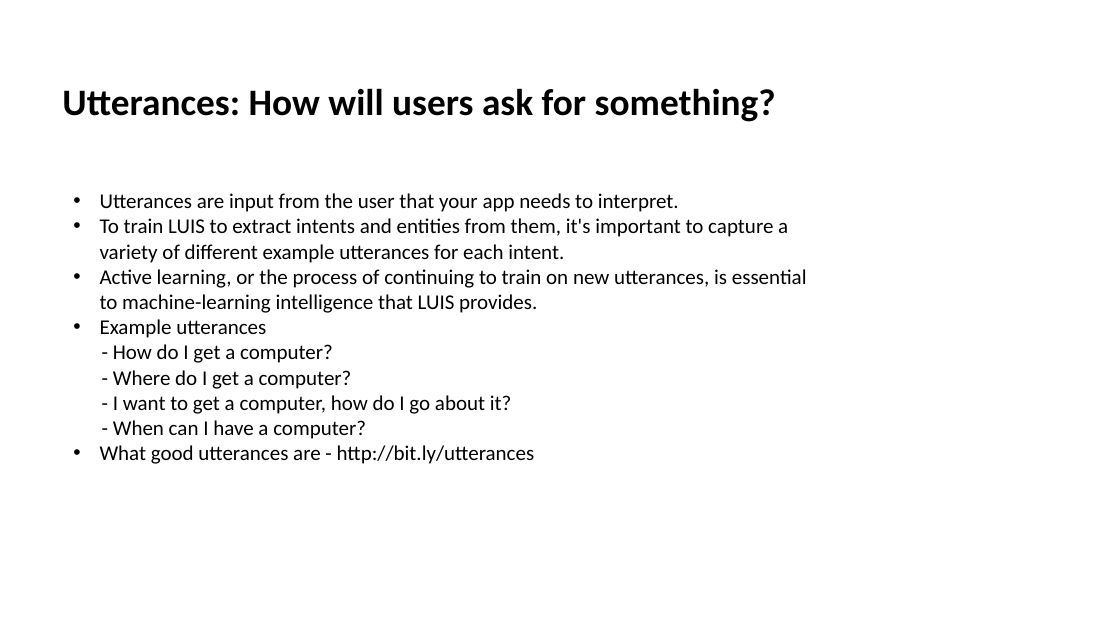
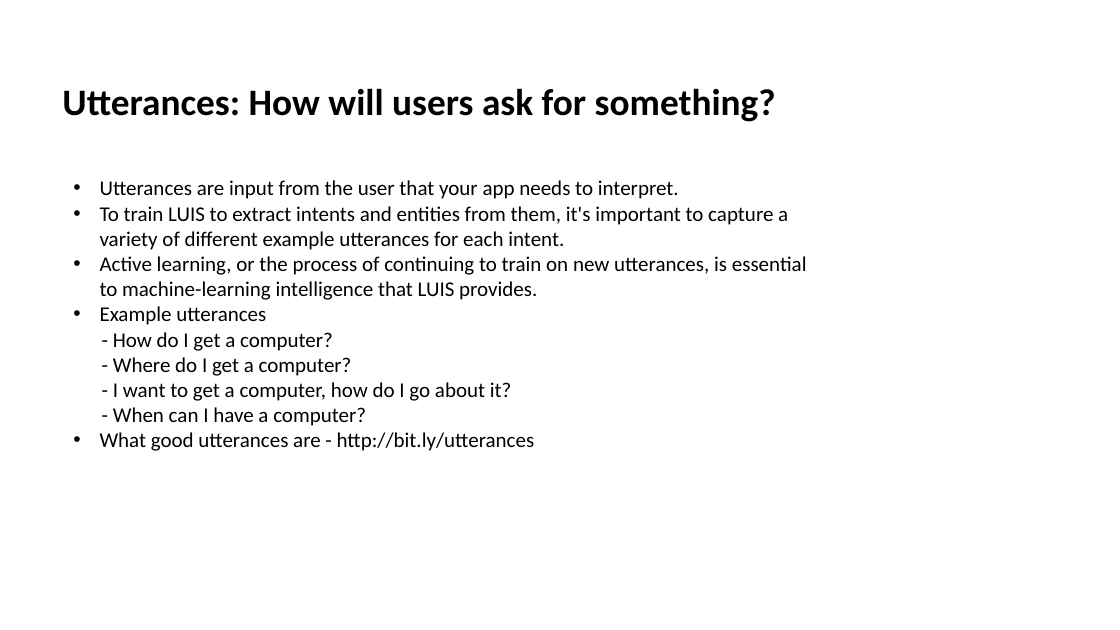
Before and after one commit to mansijain014/HR-Bot, a slide deck: slide 7 of Slide Deck/Conversational AI Build NLU model using LUIS(MLSA).pptx (slide 8 before the commit). Drawn at 1120x630 pixels with LibreOffice and Linux fonts; fonts in the diff are those of the drawing; background and template pictures are left out. Boxes give left, top, right and bottom in pixels: in the first picture for what was removed or moved away, otherwise in the second. Text is boxed around its words. In the diff, an @@ line names an element or a change of style, - is before the commit and + after.

```diff
--- a/Slide Deck/Conversational AI Build NLU model using LUIS(MLSA).pptx
+++ b/Slide Deck/Conversational AI Build NLU model using LUIS(MLSA).pptx
@@ text "Utterances are input from the ...": place and size @@
-text "Utterances are input from the ..." at [100,193,807,464]
+text "Utterances are input from the ..." at [100,180,807,451]
```
Also in this commit, not shown: 6 other slides changed, 2 slides added, 1 slide removed, 4 other files.
